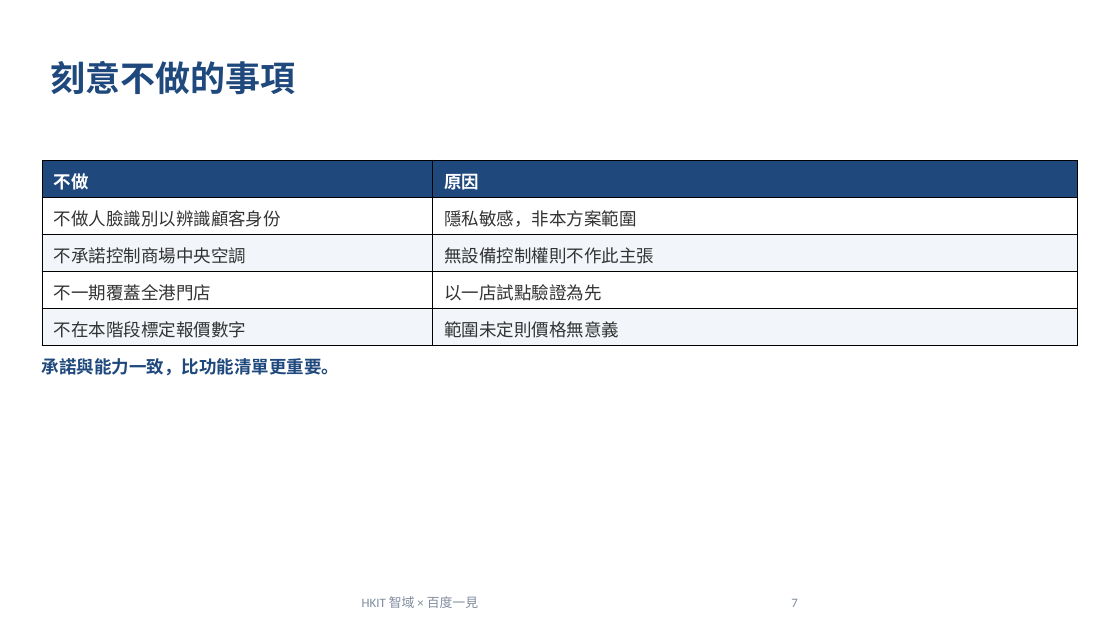
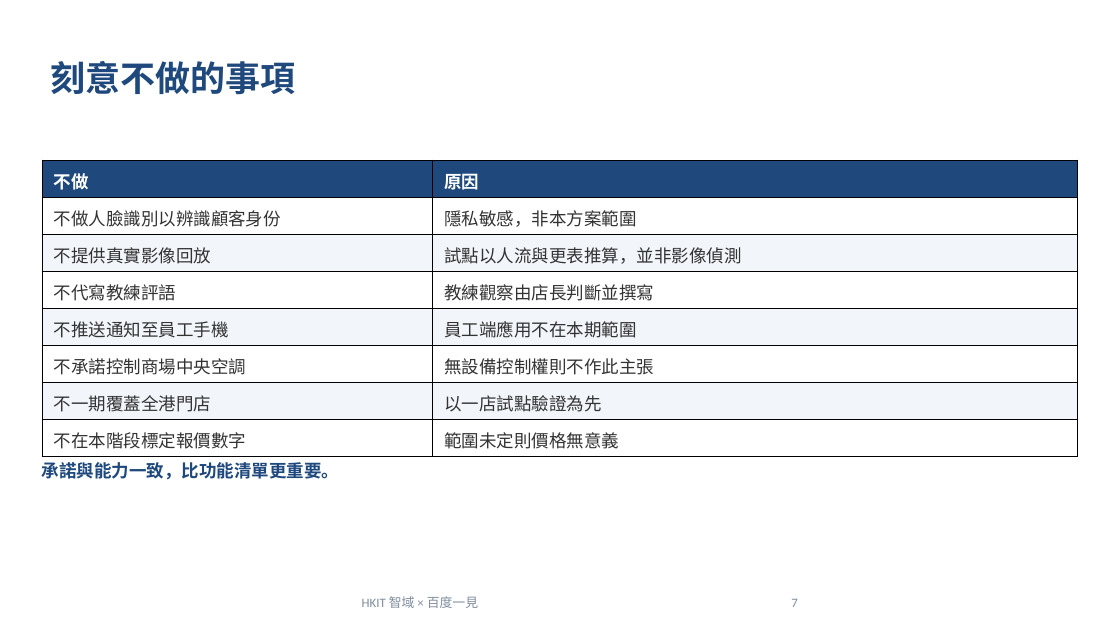
Before and after one commit to RyanHKIT/Retail.ifmphk, a slide deck: slide 7 of docs/presentation/IFMP-Retail-deck-v1.pptx. Drawn at 1120x630 pixels with LibreOffice and Linux fonts; fonts in the diff are those of the drawing; background and template pictures are left out. Boxes give left, top, right and bottom in pixels: in the first picture for what was removed or moved away, otherwise in the second. Text is boxed around its words. In the diff, an @@ line names an element or a change of style, - is before the commit and + after.

```diff
--- a/docs/presentation/IFMP-Retail-deck-v1.pptx
+++ b/docs/presentation/IFMP-Retail-deck-v1.pptx
@@ table at <box>42,160,1078,453</box> @@
+row 3: 不提供真實影像回放 | 試點以人流與更表推算，並非影像偵測
+row 4: 不代寫教練評語 | 教練觀察由店長判斷並撰寫
+row 5: 不推送通知至員工手機 | 員工端應用不在本期範圍
@@ text "承諾與能力一致，比功能清單更重要。": place and size @@
-text "承諾與能力一致，比功能清單更重要。" at <box>42,358,339,376</box>
+text "承諾與能力一致，比功能清單更重要。" at <box>42,462,339,480</box>
```
Also in this commit, not shown: 3 other slides changed, 1 slide added, 3 other files.
